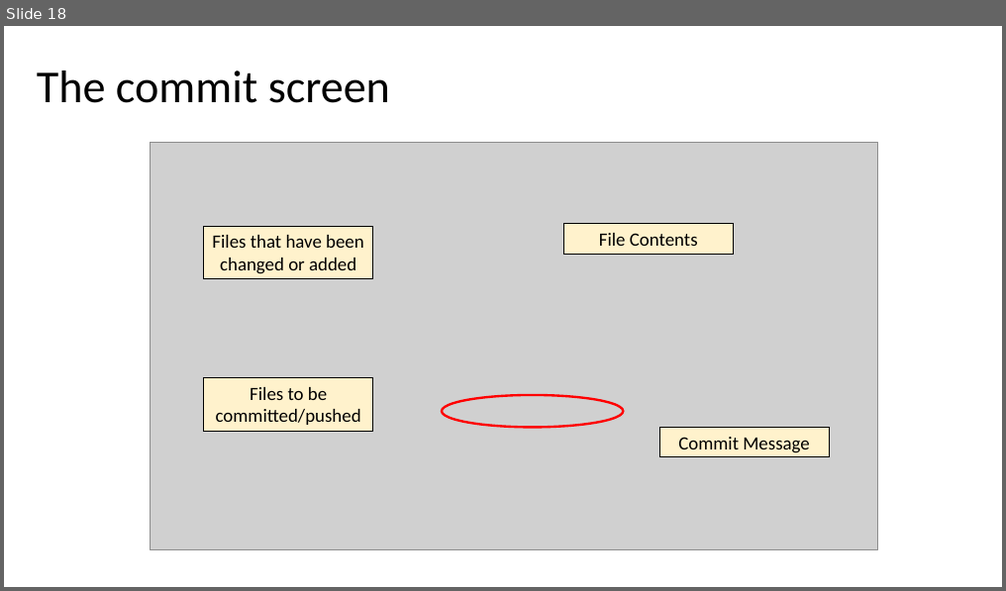
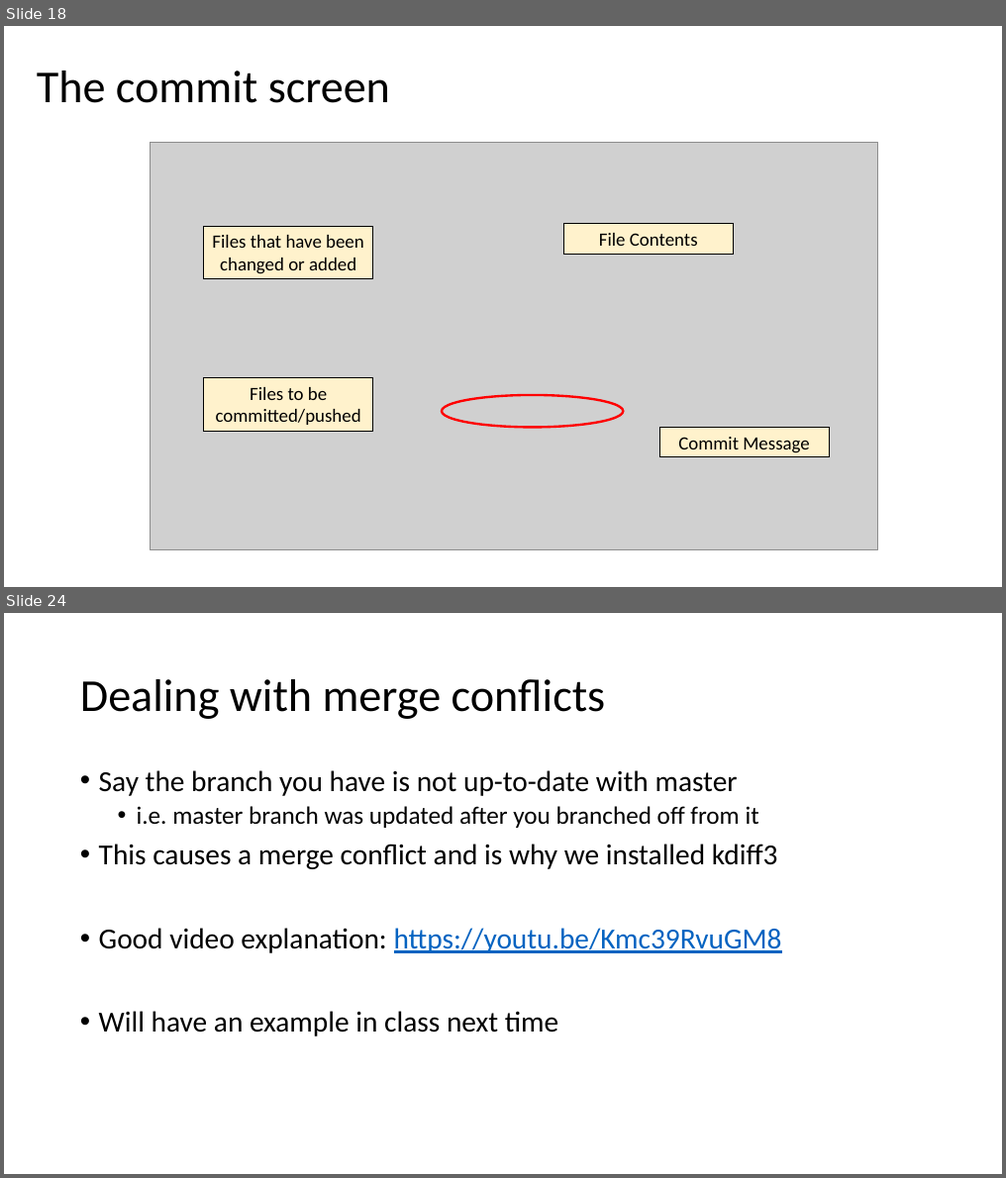
Before and after one commit to maxxb77/EBGN632_2019, a slide deck: ClassSlides/Course2.pptx. Shown one above the other, each under a label of ours: slide 18 before the commit, slides 18 and 24 after it; the slides between them are not shown. The pictures are 1006x591 and 1006x1178 pixels, drawn with LibreOffice and Linux fonts; fonts in the diff are those of the drawing; grey boxes stand for pictures. Boxes give left, top, right and bottom in pixels: in the first picture for what was removed or moved away, otherwise in the second. Text is boxed around its words. In the diff, an @@ line names an element or a change of style, - is before the commit and + after.

```diff
--- a/ClassSlides/Course2.pptx
+++ b/ClassSlides/Course2.pptx
@@ slide 24 added at bbox=[4, 613, 1002, 1174], background #FFFFFF @@
@@ title added at bbox=[80, 679, 606, 719], 44 pt, text #000000 @@
+Dealing with merge conflicts
@@ text added at bbox=[99, 770, 782, 1037], 28 pt, text #000000 @@
+• Say the branch you have is not up-to-date with master
+  • i.e. master branch was updated after you branched off from it
+• This causes a merge conflict and is why we installed kdiff3
+• Good video explanation: https://youtu.be/Kmc39RvuGM8
+• Will have an example in class next time
```
Also in this commit, not shown: 1 slide changed, 6 other slides added.
